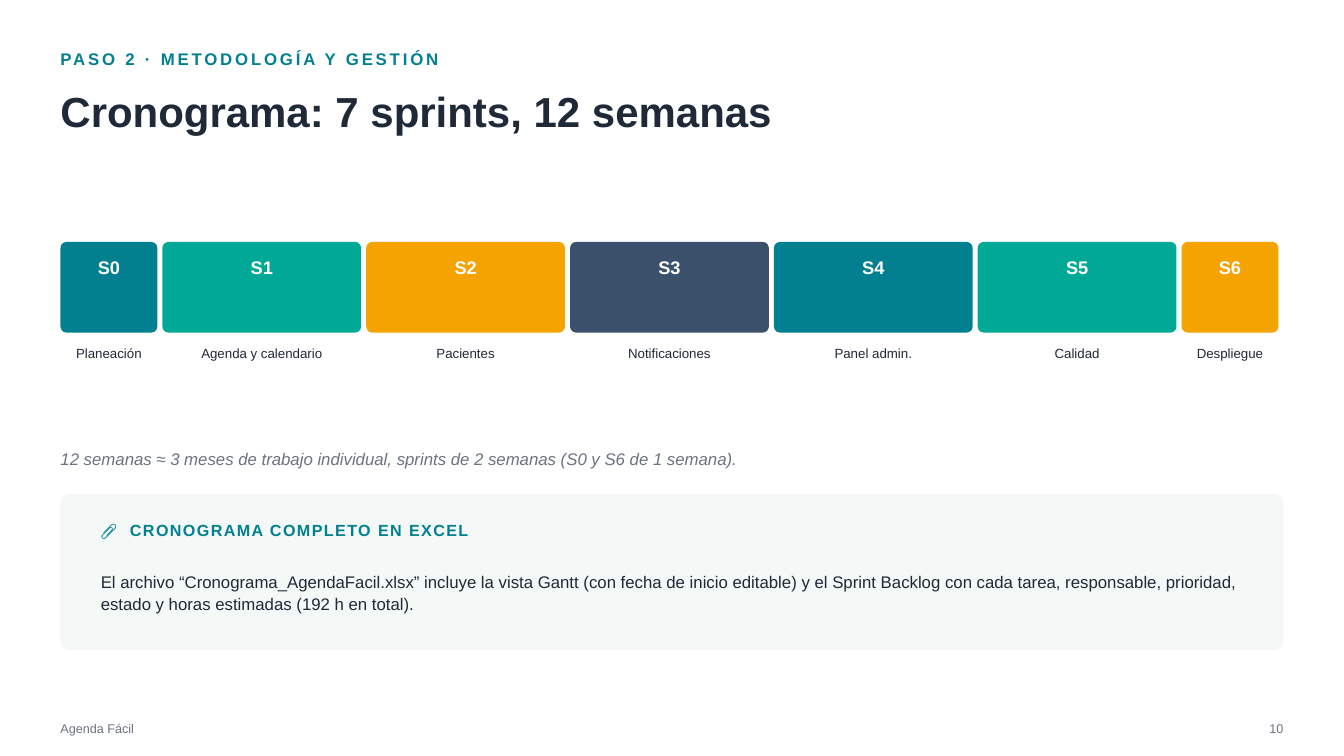
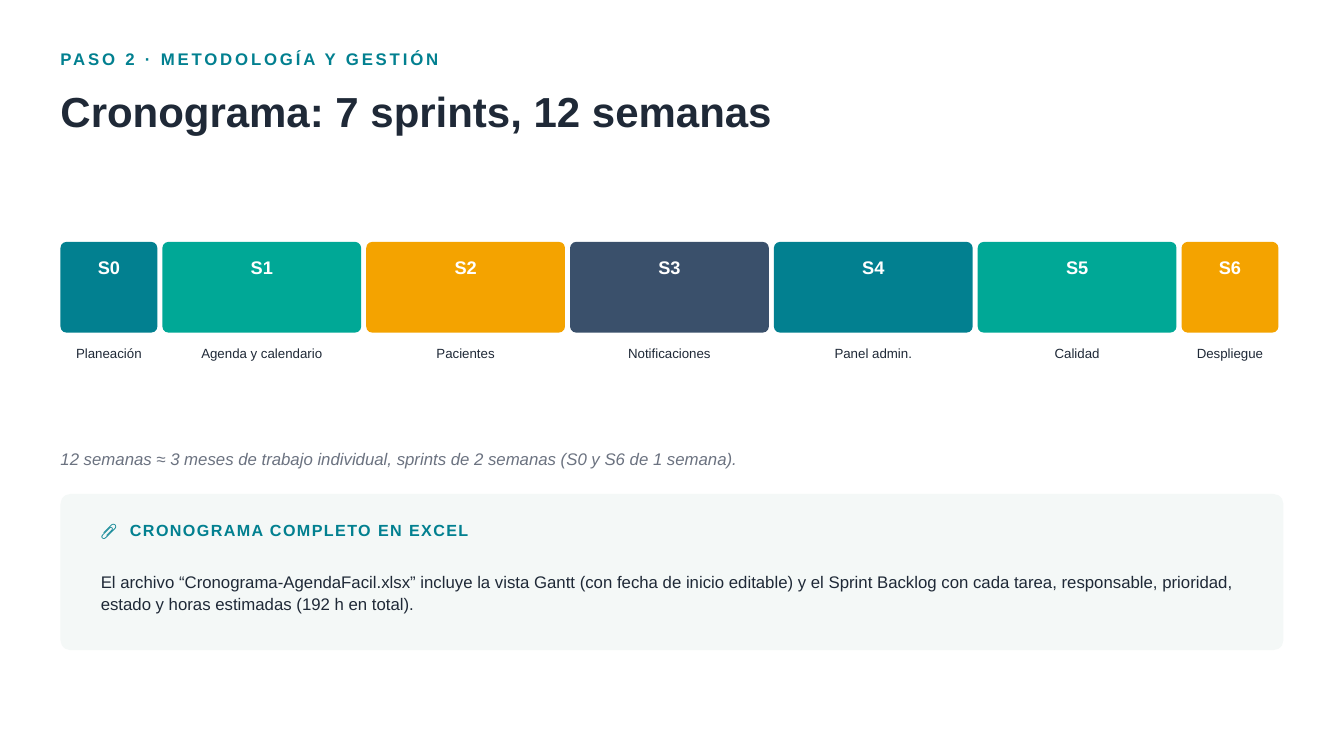
Before and after one commit to sealqui/agenda-facil, a slide deck: slide 11 of Agenda_Facil_Presentacion.pptx. Drawn at 1344x756 pixels with LibreOffice and Linux fonts; fonts in the diff are those of the drawing. Boxes give left, top, right and bottom in pixels: in the first picture for what was removed or moved away, otherwise in the second. Text is boxed around its words. In the diff, an @@ line names an element or a change of style, - is before the commit and + after.

Commit message:
Actualizar presentacion y cronograma con las versiones mas recientes

```diff
--- a/Agenda_Facil_Presentacion.pptx
+++ b/Agenda_Facil_Presentacion.pptx
@@ text at [101,576,1232,614]: text changed @@
-El archivo “Cronograma_AgendaFacil.xlsx” incluye la vista Gantt (con fecha de inicio editable) y el Sprint Backlog con cada tarea, responsable, prioridad, estado y horas estimadas (192 h en total).
+El archivo “Cronograma-AgendaFacil.xlsx” incluye la vista Gantt (con fecha de inicio editable) y el Sprint Backlog con cada tarea, responsable, prioridad, estado y horas estimadas (192 h en total).
@@ text removed at [60,723,134,736] @@
-Agenda Fácil
@@ text removed at [1269,724,1283,733] @@
-10
```
Also in this commit, not shown: 15 other slides changed, 1 other file.
